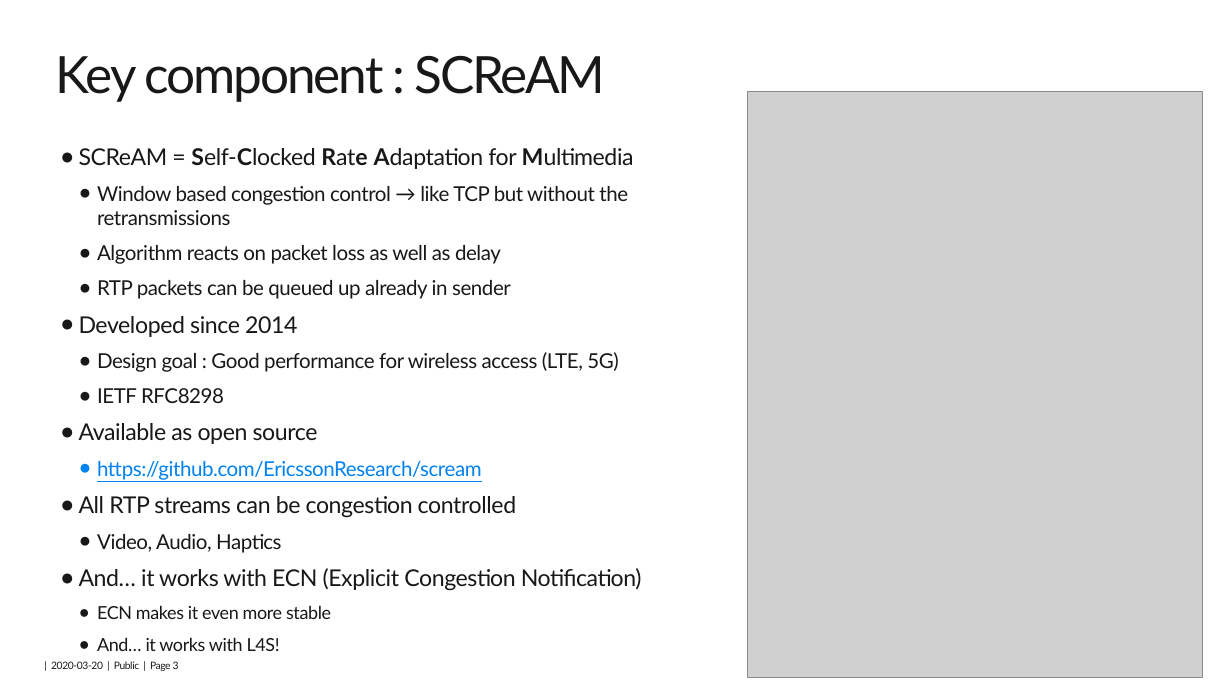
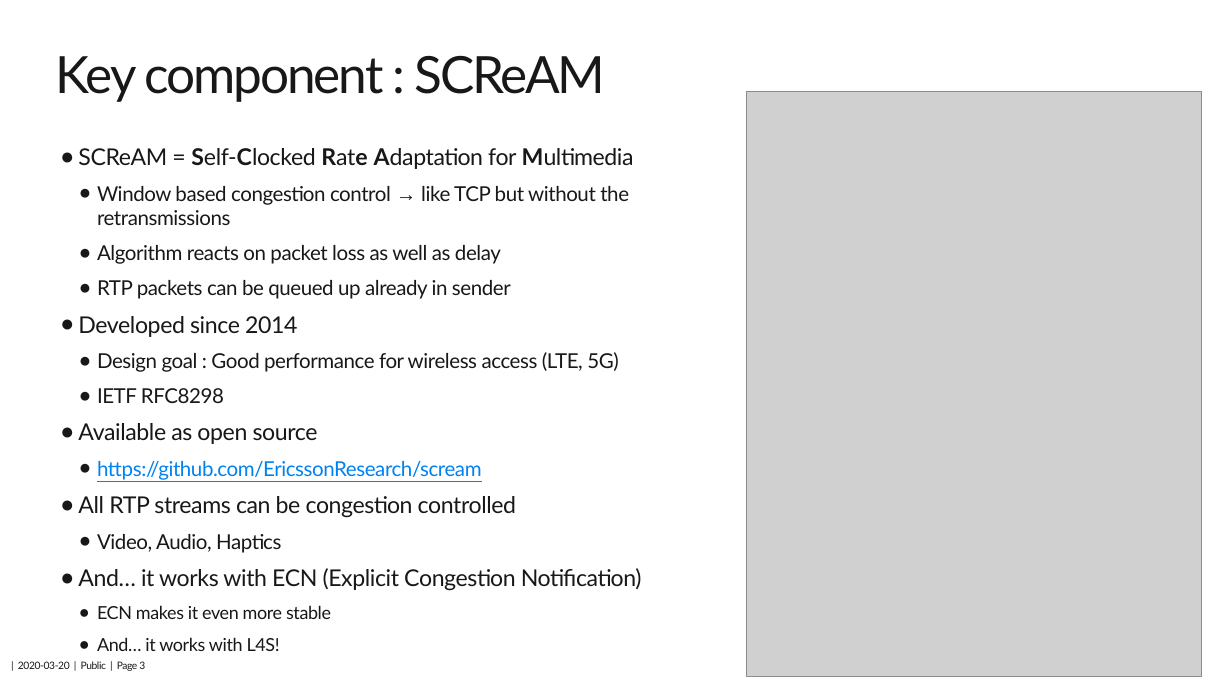
Before and after one commit to 5G-VCA-CC/scream, a slide deck: slide 3 of SCReAM-BW-test-tool.pptx. Drawn at 1232x693 pixels with LibreOffice and Linux fonts; fonts in the diff are those of the drawing; grey boxes stand for pictures; background and template pictures are left out. Boxes give left, top, right and bottom in pixels: in the first picture for what was removed or moved away, otherwise in the second. Text is boxed around its words. In the diff, an @@ line names an element or a change of style, - is before the commit and + after.

```diff
--- a/SCReAM-BW-test-tool.pptx
+++ b/SCReAM-BW-test-tool.pptx
@@ text "SCReAM = Self-Clocked Rate Adaptation ..." at (x1=78, y1=148, x2=642, y2=651): font Lato to Arial in "→" @@
@@ text moved from (x1=51, y1=661, x2=179, y2=671) to (x1=18, y1=661, x2=145, y2=671) @@
```
Also in this commit, not shown: 12 other slides changed, 26 other files.
